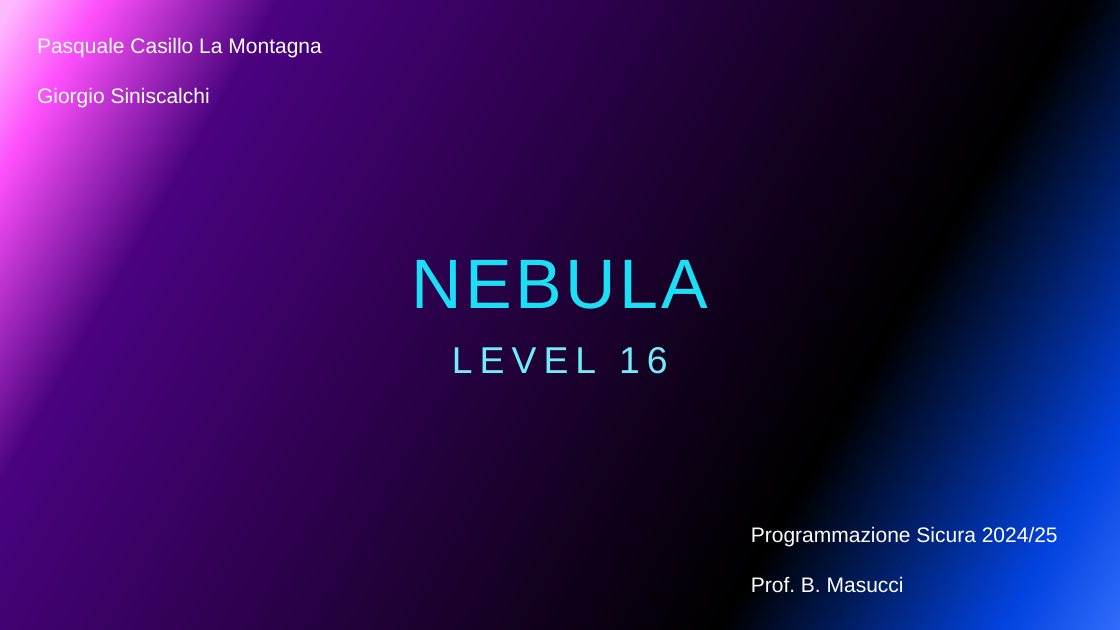
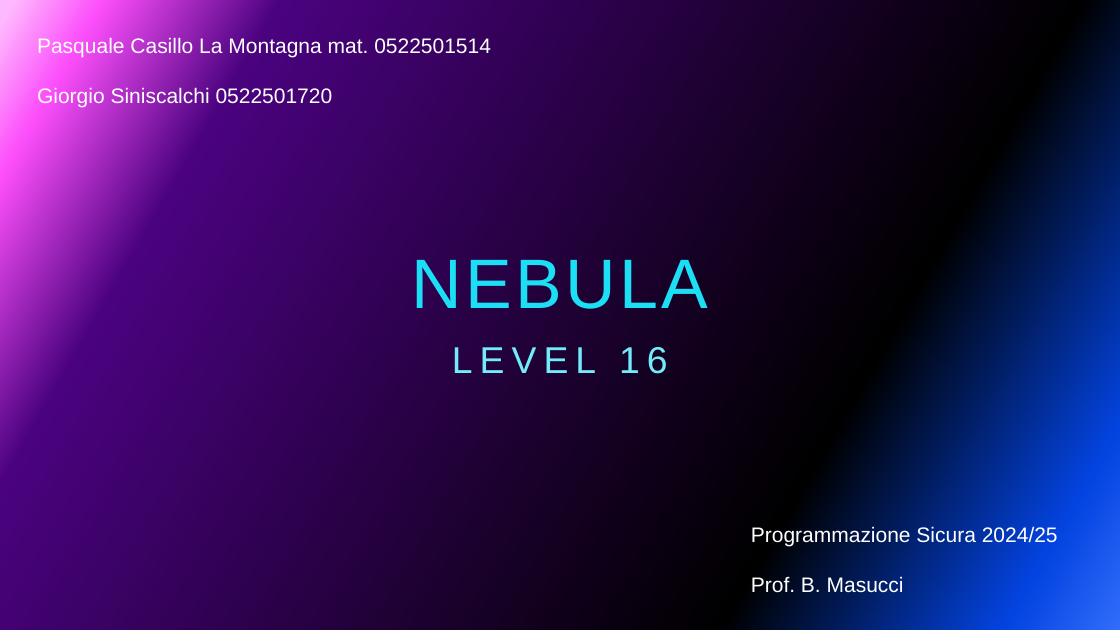
Before and after one commit to giorgiosiniscalchi/Nebula16-ITA, a slide deck: slide 1 of Presentazione Nebula16.pptx. Drawn at 1120x630 pixels with LibreOffice and Linux fonts; fonts in the diff are those of the drawing; background and template pictures are left out. Boxes give left, top, right and bottom in pixels: in the first picture for what was removed or moved away, otherwise in the second. Text is boxed around its words. In the diff, an @@ line names an element or a change of style, - is before the commit and + after.

```diff
--- a/Presentazione Nebula16.pptx
+++ b/Presentazione Nebula16.pptx
@@ text at <box>37,36,491,108</box>: text changed @@
-Pasquale Casillo La Montagna
-Giorgio Siniscalchi
+Pasquale Casillo La Montagna mat. 0522501514
+Giorgio Siniscalchi 0522501720
```
Also in this commit, not shown: 6 other slides changed, 14 slides added, 1 slide removed.
